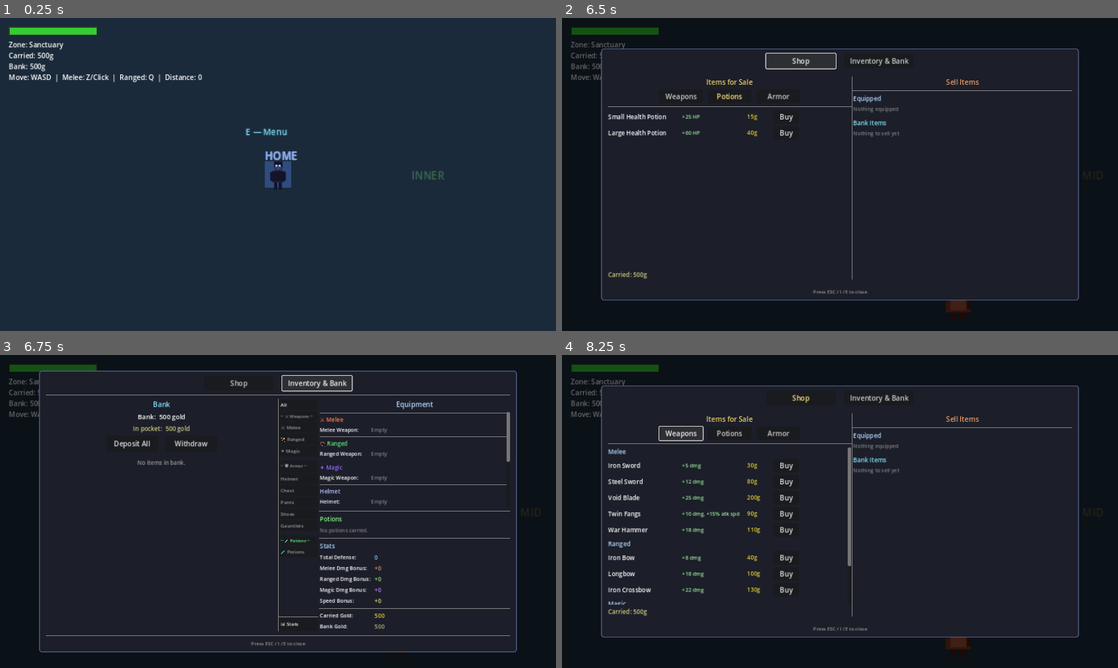
Above: before the commit, frames 1-4 (two rows, left to right).
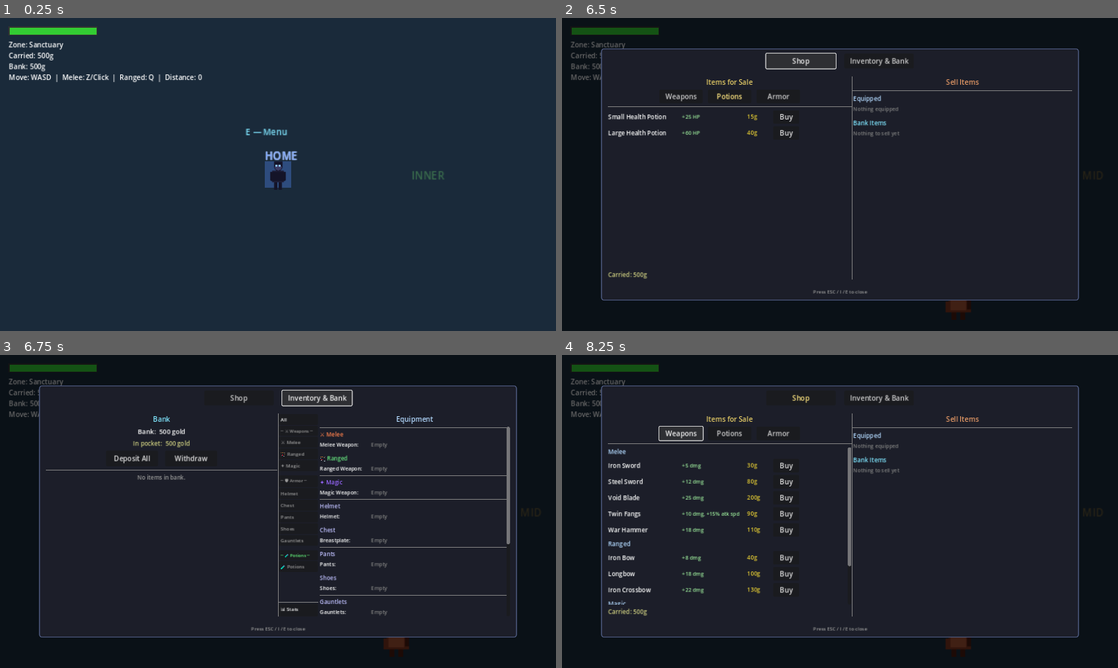
Above: after the commit, the same moments.

Repository: cbradshaw11/game-concept
Game: Godot game, scene res://scenes/world/world_scene.tscn
The game is run twice, just before and just after one commit, with the same random seed, the same clock (stepped at 60 frames per second) and the same inputs.
Inputs:
- Up to frame 1 (0.25 s): no input
- Up to frame 2 (6.5 s): tap Enter at 0.5 s; hold Right (ui_right) 0.53-1.28 s; tap Space (attack) at 0.6 s; hold Down (ui_down) 1.28-2.03 s; tap R (attack_magic) at 1.35 s; hold Right (ui_right) 2.03-2.78 s; tap Z (attack_melee) at 2.1 s; hold Up (ui_up) 2.78-3.53 s; tap Q (attack_ranged) at 2.85 s; hold Left (ui_left) 3.53-5 s; tap X (guard) at 3.6 s; tap E (interact) at 4.35 s; click "Potions" at 5 s; click "Shop" at 5.75 s
- Up to frame 3 (6.75 s): click "Inventory & Bank" at 6.5 s
- Up to frame 4 (8.25 s): click "Shop" at 7.25 s; click "Weapons" at 8 s

Frames 1-2 are identical in both runs. In frame 3, 7.6% of the frame differs, in the area x 7-93%, y 4-96%; in frame 4, nothing differs.

Commit message:
fix: merge equipment/potions/stats into single scrollable pane

Diff:
--- a/game/scenes/hub/unified_menu.gd
+++ b/game/scenes/hub/unified_menu.gd
@@ -790,41 +790,49 @@
 	eq_title.horizontal_alignment = HORIZONTAL_ALIGNMENT_CENTER
 	content_vbox.add_child(eq_title)
 
+	# Single scroll container for everything — slots, potions, stats all scroll together
 	var eq_scroll := ScrollContainer.new()
-	eq_scroll.custom_minimum_size = Vector2(320, 220)
+	eq_scroll.size_flags_vertical = Control.SIZE_EXPAND_FILL
+	eq_scroll.size_flags_horizontal = Control.SIZE_EXPAND_FILL
 	content_vbox.add_child(eq_scroll)
+
+	var inner_vbox := VBoxContainer.new()
+	inner_vbox.add_theme_constant_override("separation", 4)
+	inner_vbox.size_flags_horizontal = Control.SIZE_EXPAND_FILL
+	eq_scroll.add_child(inner_vbox)
 
 	slots_vbox = VBoxContainer.new()
 	slots_vbox.add_theme_constant_override("separation", 4)
 	slots_vbox.size_flags_horizontal = Control.SIZE_EXPAND_FILL
-	eq_scroll.add_child(slots_vbox)
-
-	# Potions section
+	inner_vbox.add_child(slots_vbox)
+
 	potions_sep_node = HSeparator.new()
-	content_vbox.add_child(potions_sep_node)
+	inner_vbox.add_child(potions_sep_node)
 
 	pot_title_node = Label.new()
-	pot_title_node.text = "Potions"
-	pot_title_node.add_theme_font_size_override("font_size", 14)
+	pot_title_node.text = "🧪 Potions"
+	pot_title_node.add_theme_font_size_override("font_size", 13)
 	pot_title_node.add_theme_color_override("font_color", Color(0.5, 1.0, 0.5))
-	content_vbox.add_child(pot_title_node)
+	inner_vbox.add_child(pot_title_node)
 
 	potions_vbox = VBoxContainer.new()
 	potions_vbox.add_theme_constant_override("separation", 4)
-	content_vbox.add_child(potions_vbox)
+	potions_vbox.size_flags_horizontal = Control.SIZE_EXPAND_FILL
+	inner_vbox.add_child(potions_vbox)
 
 	stats_sep_node = HSeparator.new()
-	content_vbox.add_child(stats_sep_node)
+	inner_vbox.add_child(stats_sep_node)
 
 	st_title_node = Label.new()
-	st_title_node.text = "Stats"
-	st_title_node.add_theme_font_size_override("font_size", 14)
+	st_title_node.text = "📊 Stats"
+	st_title_node.add_theme_font_size_override("font_size", 13)
 	st_title_node.add_theme_color_override("font_color", Color(0.7, 0.85, 1.0))
-	content_vbox.add_child(st_title_node)
+	inner_vbox.add_child(st_title_node)
 
 	stats_vbox = VBoxContainer.new()
 	stats_vbox.add_theme_constant_override("separation", 5)
-	content_vbox.add_child(stats_vbox)
+	stats_vbox.size_flags_horizontal = Control.SIZE_EXPAND_FILL
+	inner_vbox.add_child(stats_vbox)
 
 # ── Bank controls ──
 
